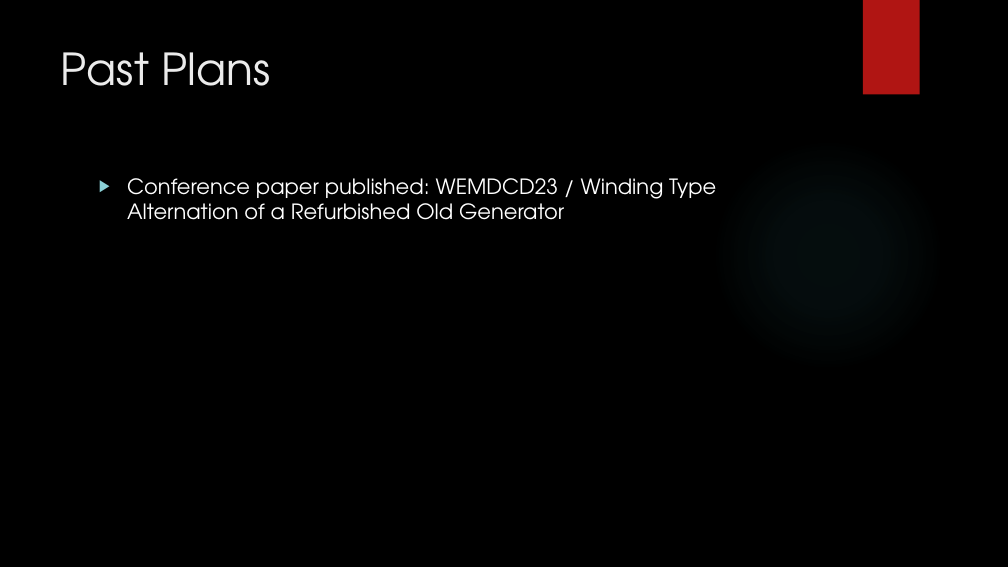
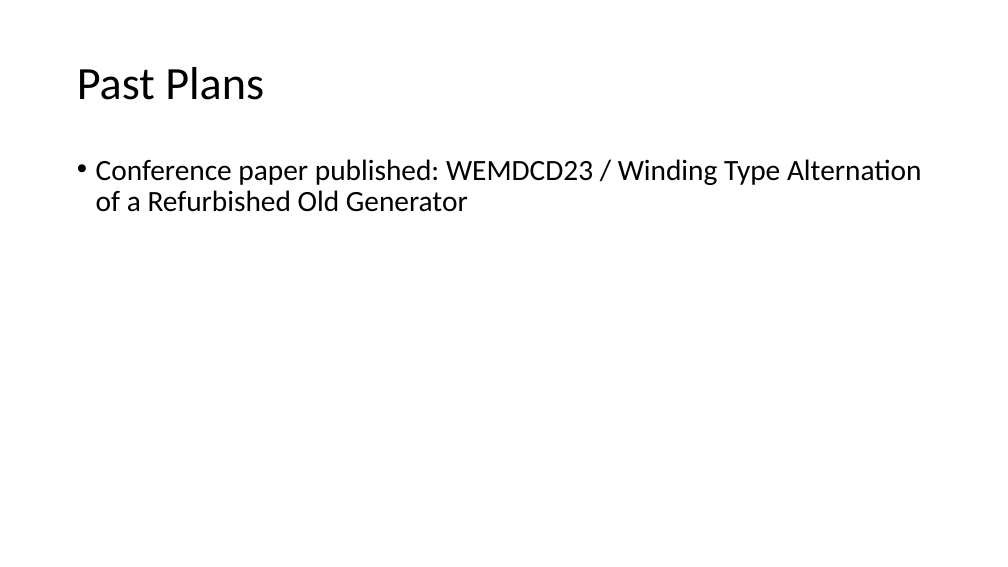
Before and after one commit to sametyakut/Studies, a slide deck: slide 19 of Presentations/Keysani_Sunum_Winding_Design_2023_03_08.pptx (slide 11 before the commit). Drawn at 1008x567 pixels with LibreOffice and Linux fonts; fonts in the diff are those of the drawing; background and template pictures are left out. Boxes give left, top, right and bottom in pixels: in the first picture for what was removed or moved away, otherwise in the second. Text is boxed around its words. In the diff, an @@ line names an element or a change of style, - is before the commit and + after.

```diff
--- a/Presentations/Keysani_Sunum_Winding_Design_2023_03_08.pptx
+++ b/Presentations/Keysani_Sunum_Winding_Design_2023_03_08.pptx
@@ background picture (left out) to #FFFFFF @@
@@ rectangle removed at (x1=863, y1=0, x2=920, y2=95) @@
@@ title "Past Plans" moved from (x1=61, y1=52, x2=270, y2=86) to (x1=77, y1=67, x2=264, y2=100) @@
@@ title "Past Plans" at (x1=77, y1=67, x2=264, y2=100): size 42 to 44 pt, font TeX Gyre Adventor to Calibri, text colour #EBEBEB to #000000; line spacing 1 to 0.9; vertical alignment top to middle @@
@@ ellipse removed at (x1=712, y1=138, x2=944, y2=371) @@
@@ text "Conference paper published: WEMDCD23 / ..." moved from (x1=127, y1=178, x2=716, y2=220) to (x1=96, y1=159, x2=922, y2=212) @@
@@ text "Conference paper published: WEMDCD23 / ..." at (x1=96, y1=159, x2=922, y2=212): size 20 to 28 pt, font TeX Gyre Adventor to Calibri, text colour #FFFFFF to #000000; bullet ▶ to •; line spacing 1 to 0.9 @@
```
Also in this commit, not shown: 10 other slides changed, 10 slides added, 1 slide removed.
